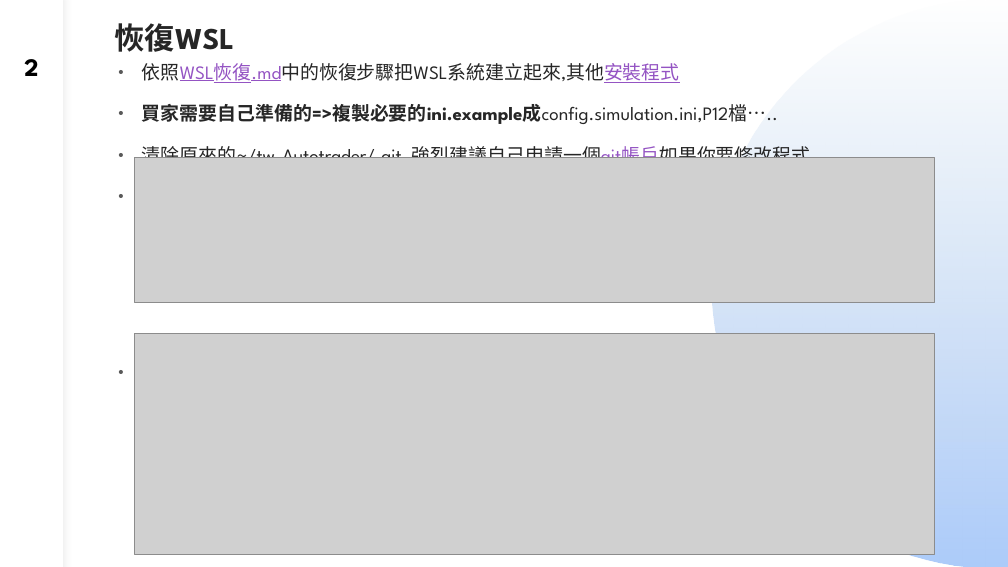
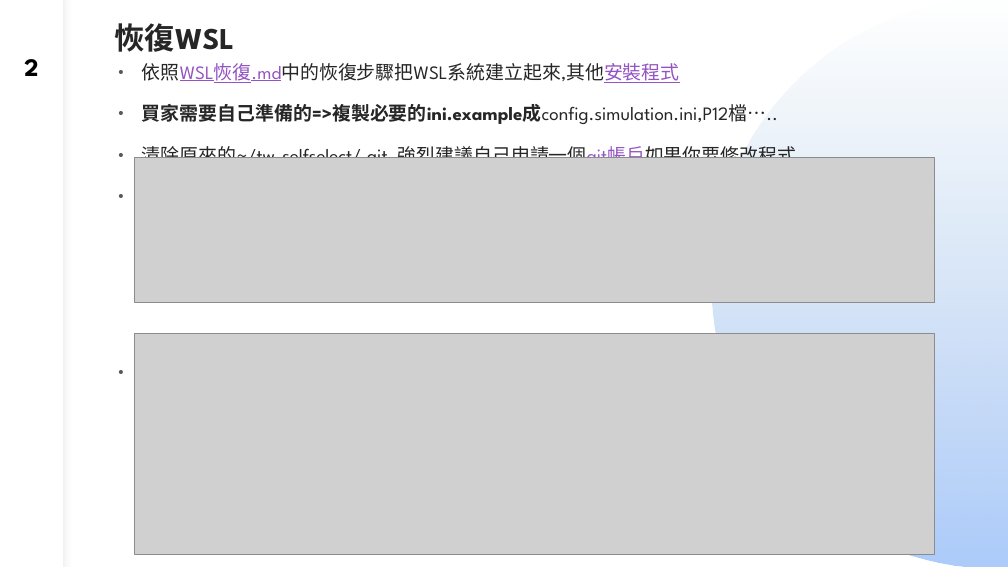
Before and after one commit to dinchentech/tw-selfselect, a slide deck: slide 2 of plans/ppt/TW-SELFSELECT台股買賣自動化系統-W2-講稿版.pptx. Drawn at 1008x567 pixels with LibreOffice and Linux fonts; fonts in the diff are those of the drawing; grey boxes stand for pictures. Boxes give left, top, right and bottom in pixels: in the first picture for what was removed or moved away, otherwise in the second. Text is boxed around its words. In the diff, an @@ line names an element or a change of style, - is before the commit and + after.

Commit message:
plans/ppt：部署章節改成 deploy_source.sh 流程（W2 s11–s17、W6 s2/s13）
- W2 三層架構圖重畫（Local → deploy_source.sh → VM ~/tw-selfselect → 容器 tw_selfselect_bot），
  說明 whl 進 git、p12／ini 不進、舊目錄保留可回滾
- W2 s14–s16 拿掉 pyarmor／加密版／deploy_crypted/deploy_user；改成 ./deploy_source.sh
  （preflight 測試 → build → SSH 直傳 → 載入 → 驗指紋）與四個掛載
- W2 s17 指令速查更新：./deploy_source.sh、docker compose down/up、docker logs tw_selfselect_bot
- W6 s2 講稿第五步、W6 s13 內文/講稿改成 deploy_source.sh；s13 舊 deploy_user.sh 截圖移除留提示
- 修剪圖文後以 LibreOffice 抽頁確認版面

```diff
--- a/plans/ppt/TW-SELFSELECT台股買賣自動化系統-W2-講稿版.pptx
+++ b/plans/ppt/TW-SELFSELECT台股買賣自動化系統-W2-講稿版.pptx
@@ text at <box>142,143,802,158</box>: text changed @@
-• 清除原來的~/tw-Autotrader/.git, 強烈建議自己申請一個git帳戶如果你要修改程式.
+• 清除原來的~/tw-selfselect/.git, 強烈建議自己申請一個git帳戶如果你要修改程式.
```
Also in this commit, not shown: 7 other slides changed, 2 other files.
